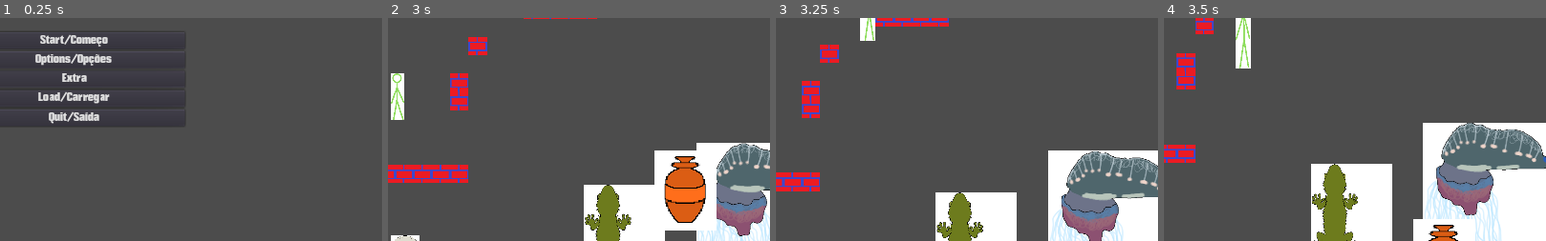
Above: before the commit, frames 1-4 (left to right).
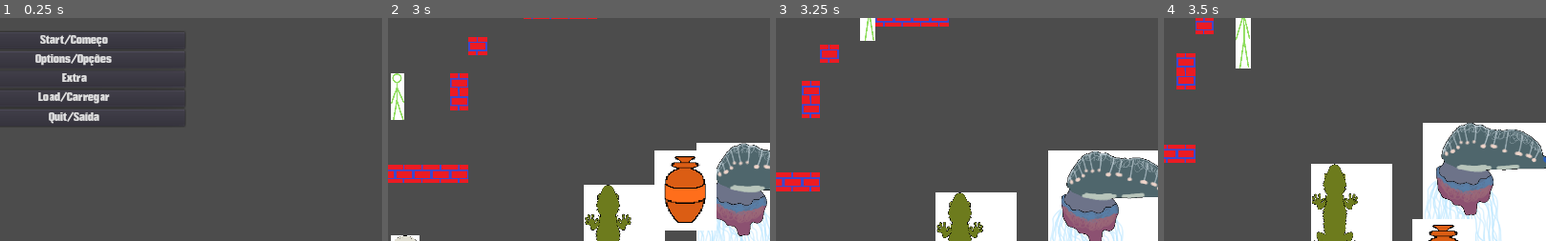
Above: after the commit, the same moments.

Repository: EyeBallTank/PROJECT-NORTUBEL-main-ish
Game: Godot game, scene res://screens/MainMenu.tscn
Same seed, same stepped clock (60 frames per second), same inputs: the game is played once before the commit and once after it.
Inputs:
- Up to frame 1 (0.25 s): no input
- Up to frame 2 (3 s): click "Start/Começo" at 0.5 s; click "Start/Começo" at 1.25 s; hold F (followme) 2.03-2.78 s; hold Right (right) from 2.03 s (still down); tap Up (jumpup) at 2.27 s; tap S (standstill) at 2.85 s
- Up to frame 3 (3.25 s): keep holding Right (right); tap Up (jumpup) at 3.02 s
- Up to frame 4 (3.5 s): keep holding Right (right)
The pictures show only the part of the screen within x 40-90%, y 50-100%; the shares and areas given below are measured in that part.

Frames 1-3 are identical in both runs. In frame 4, 0.2% of the frame differs, in the area x 65-78%, y 90-100%.

Commit message:
wait turns out i had to change a setting so area2d interaction doesnt crash the game

Diff:
--- a/src/play_actors/PlayerCopy.tscn
+++ b/src/play_actors/PlayerCopy.tscn
@@ -31,4 +31,3 @@
 enabled = true
 cast_to = Vector2( 90, 0 )
 collision_mask = 4
-collide_with_areas = true
